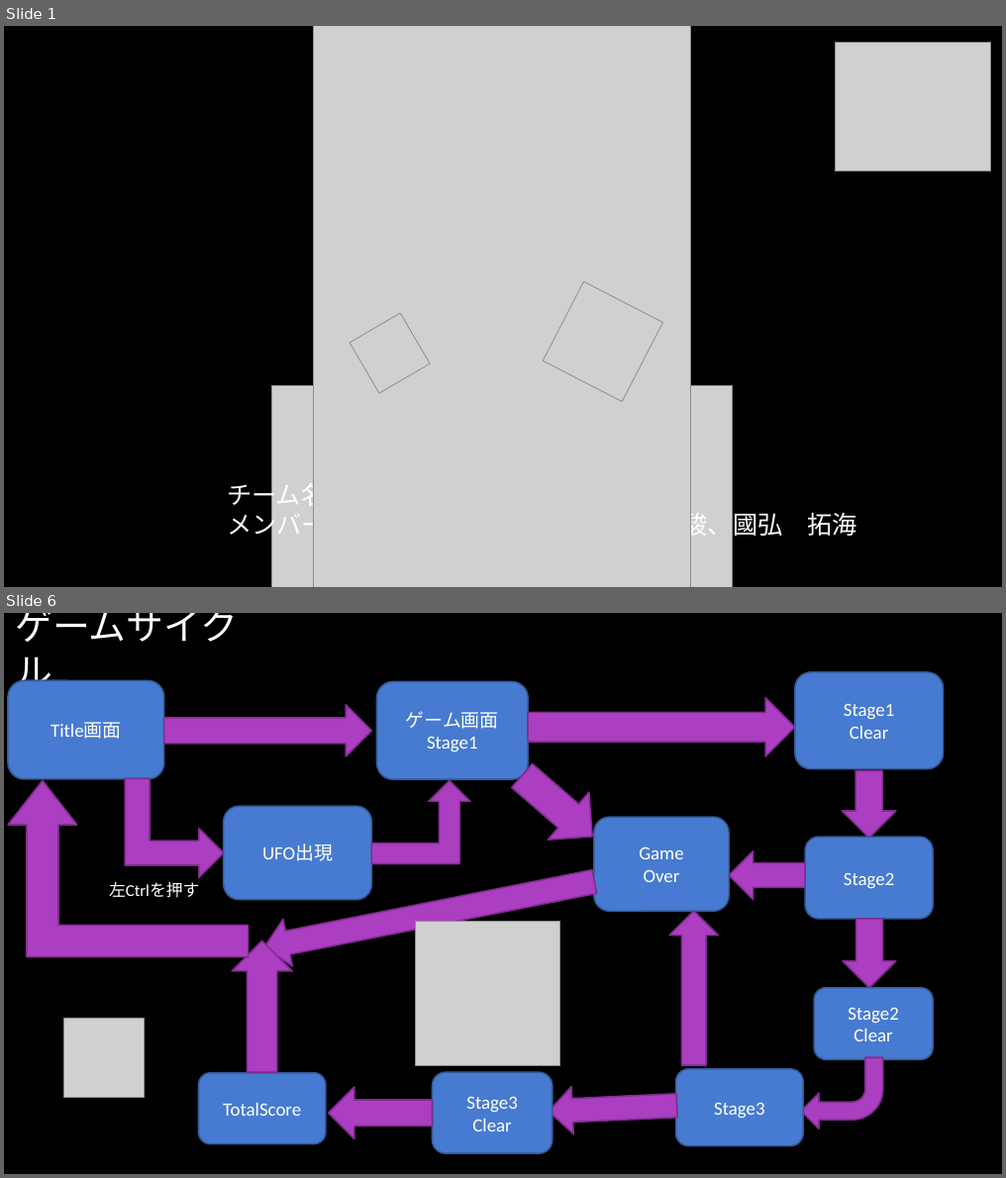
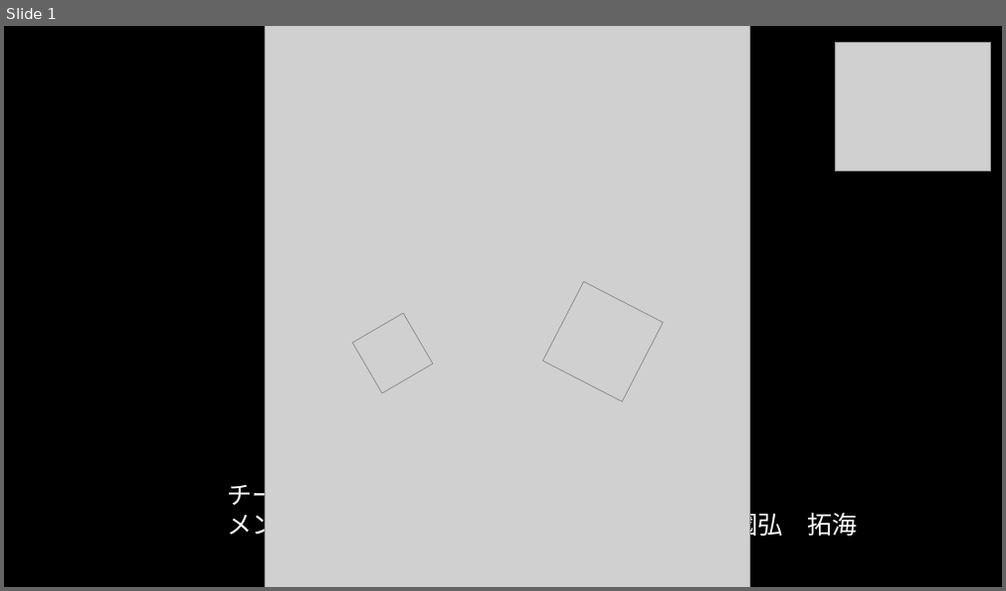
Before and after one commit to team20190422/GroupProject, a slide deck: SWING-BY.pptx. Shown one above the other, each under a label of ours: slides 1 and 6 before the commit, slide 1 after it; the slides between them are not shown. The pictures are 1006x1178 and 1006x591 pixels, drawn with LibreOffice and Linux fonts; fonts in the diff are those of the drawing; grey boxes stand for pictures; background and template pictures are left out. Boxes give left, top, right and bottom in pixels: in the first picture for what was removed or moved away, otherwise in the second. Text is boxed around its words. In the diff, an @@ line names an element or a change of style, - is before the commit and + after.

```diff
--- a/SWING-BY.pptx
+++ b/SWING-BY.pptx
@@ slide 6 removed at (x1=4, y1=613, x2=1002, y2=1174), background picture (left out) @@
@@ title removed at (x1=16, y1=613, x2=239, y2=695) @@
-ゲームサイクル
@@ rounded rectangle removed at (x1=8, y1=680, x2=164, y2=779) @@
-Title画面
@@ rounded rectangle removed at (x1=377, y1=682, x2=528, y2=780) @@
-ゲーム画面
-Stage1
@@ right arrow removed at (x1=528, y1=697, x2=795, y2=757) @@
@@ rounded rectangle removed at (x1=795, y1=672, x2=944, y2=768) @@
-Stage1
-Clear
@@ right arrow removed at (x1=164, y1=705, x2=371, y2=757) @@
@@ right arrow removed at (x1=502, y1=752, x2=613, y2=861) @@
@@ bent arrow removed at (x1=8, y1=780, x2=249, y2=957) @@
@@ bent up arrow removed at (x1=125, y1=778, x2=224, y2=878) @@
@@ bent up arrow removed at (x1=371, y1=780, x2=470, y2=864) @@
@@ down arrow removed at (x1=843, y1=771, x2=896, y2=839) @@
@@ rounded rectangle removed at (x1=224, y1=806, x2=371, y2=900) @@
-UFO出現
@@ rounded rectangle removed at (x1=594, y1=817, x2=729, y2=912) @@
-Game
-Over
@@ rounded rectangle removed at (x1=805, y1=837, x2=933, y2=919) @@
-Stage2
@@ left arrow removed at (x1=259, y1=859, x2=599, y2=971) @@
@@ left arrow removed at (x1=729, y1=851, x2=805, y2=900) @@
@@ text removed at (x1=109, y1=882, x2=199, y2=898) @@
-左Ctrlを押す
@@ picture removed at (x1=415, y1=922, x2=559, y2=1065) @@
@@ up arrow removed at (x1=669, y1=911, x2=718, y2=1065) @@
@@ down arrow removed at (x1=844, y1=919, x2=896, y2=988) @@
@@ up arrow removed at (x1=232, y1=941, x2=292, y2=1072) @@
@@ rounded rectangle removed at (x1=814, y1=988, x2=933, y2=1059) @@
-Stage2
-Clear
@@ picture removed at (x1=63, y1=1018, x2=144, y2=1098) @@
@@ bent arrow removed at (x1=801, y1=1058, x2=884, y2=1129) @@
@@ rounded rectangle removed at (x1=199, y1=1073, x2=326, y2=1145) @@
-TotalScore
@@ left arrow removed at (x1=328, y1=1087, x2=433, y2=1140) @@
@@ rounded rectangle removed at (x1=433, y1=1072, x2=552, y2=1155) @@
-Stage3
-Clear
@@ left arrow removed at (x1=548, y1=1082, x2=678, y2=1136) @@
@@ rounded rectangle removed at (x1=676, y1=1069, x2=804, y2=1147) @@
-Stage3
@@ slide 1 changed as well @@
@@ picture resized from (x1=314, y1=26, x2=691, y2=587) to (x1=264, y1=26, x2=749, y2=587) @@
@@ picture moved from (x1=272, y1=386, x2=734, y2=587) to (x1=264, y1=386, x2=726, y2=587) @@
```
Also in this commit, not shown: 4 other slides changed, 3 slides added, 2 other slides removed.
